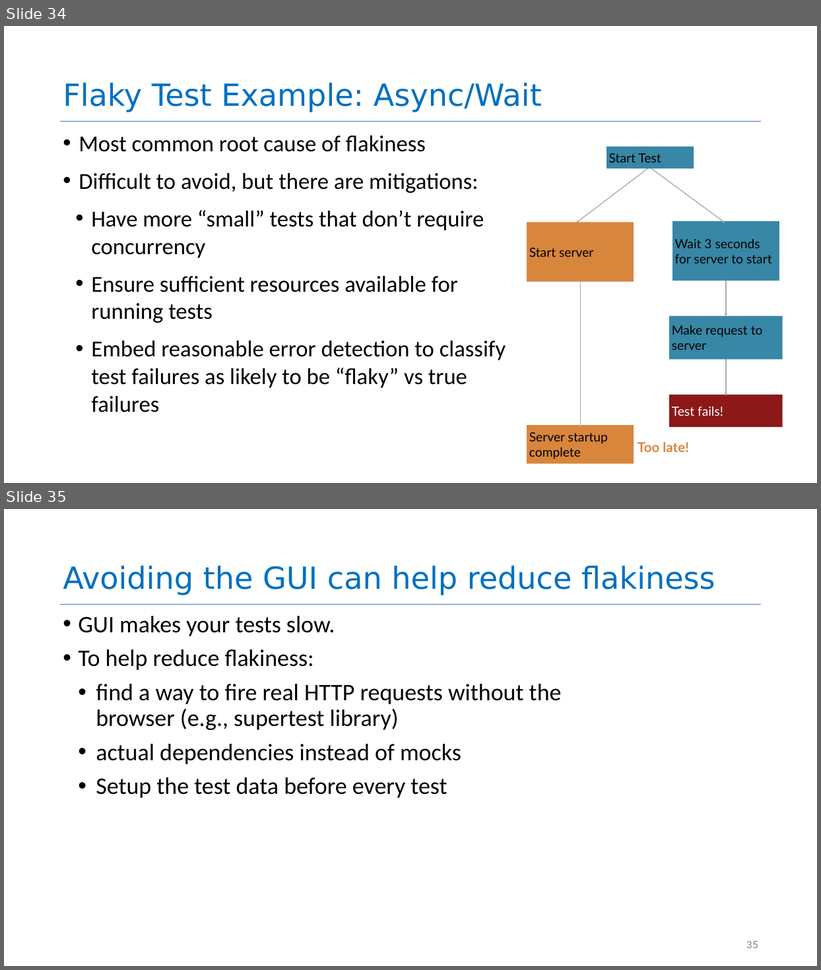
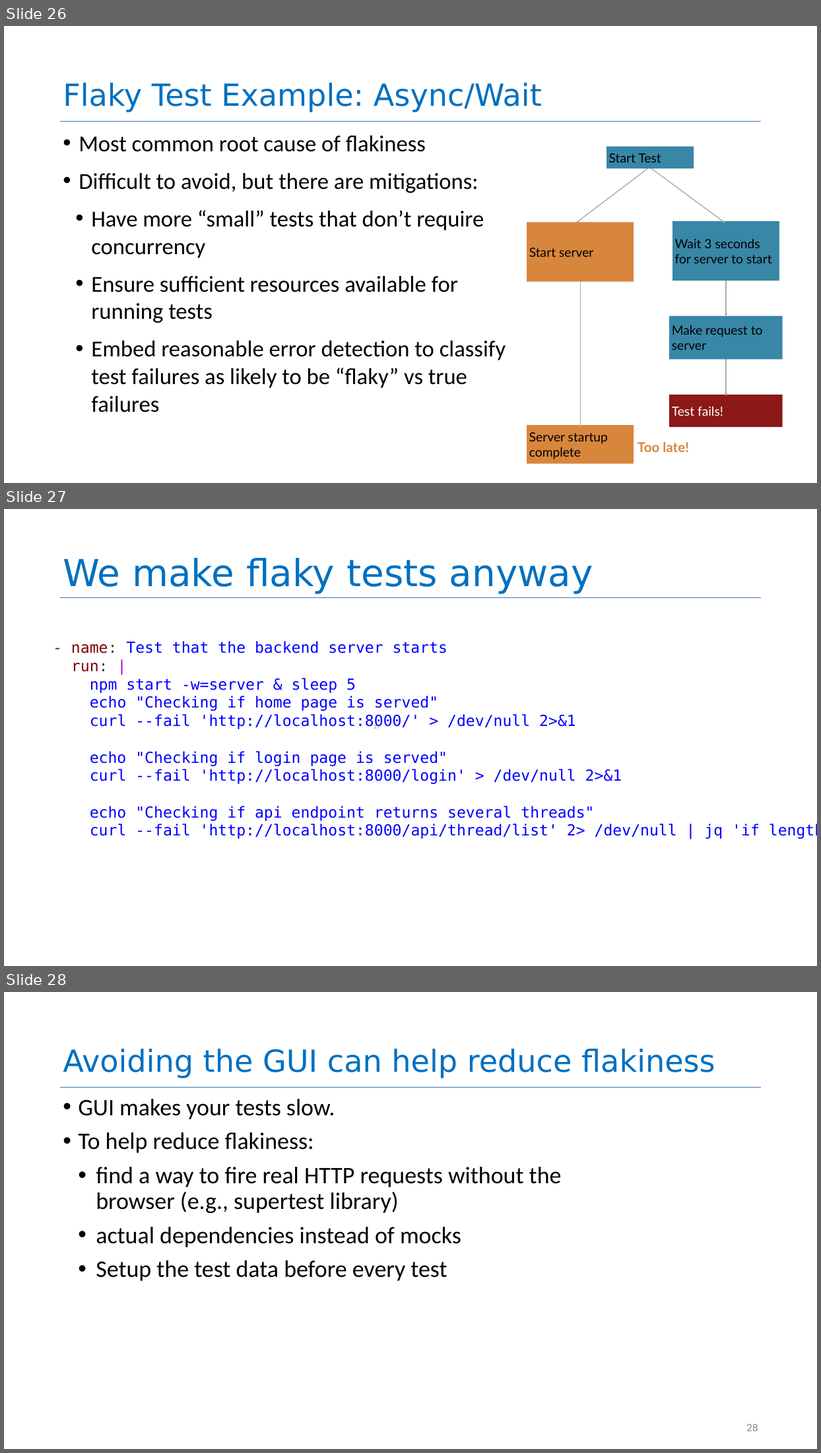
Before and after one commit to neu-se/CS4530-Spring-2026, a slide deck: Slides/Module 10 Testing Larger Things.pptx. Shown one above the other, each under a label of ours: slides 34 and 35 before the commit, slides 26, 27 and 28 after it. The pictures are 821x970 and 821x1453 pixels, drawn with LibreOffice and Linux fonts; fonts in the diff are those of the drawing. Boxes give left, top, right and bottom in pixels: in the first picture for what was removed or moved away, otherwise in the second. Text is boxed around its words. In the diff, an @@ line names an element or a change of style, - is before the commit and + after.

```diff
--- a/Slides/Module 10 Testing Larger Things.pptx
+++ b/Slides/Module 10 Testing Larger Things.pptx
@@ slide 27 added at (4,509,817,966), background #FFFFFF @@
@@ title added at (63,558,593,594), 88 pt, text #0070C0 @@
+We make flaky tests anyway
@@ line added from (60, 597) to (761, 597), #4472C4 1 pt @@
@@ text added at (71,641,817,839), 36 pt, text #0000FF @@
+- name: Test that the backend server starts
+run: |
+npm start -w=server & sleep 5
+echo "Checking if home page is served"
+curl --fail 'http://localhost:8000/' > /dev/null 2>&1
+echo "Checking if login page is served"
+curl --fail 'http://localhost:8000/login' > /dev/null 2>&1
+echo "Checking if api endpoint returns several threads"
+curl --fail 'http://localhost:8000/api/thread/list' 2> /dev/null | jq 'if length < 4 then error("Too few posts returned from api") else . end'
@@ page number added at (374,724,380,729), 12 pt, text #8C8C8C @@
+27
@@ what was slide 34 is now slide 26 @@
@@ what was slide 35 is now slide 28 @@
@@ page number at (746,1424,758,1432): text changed @@
-35
+28
```
Also in this commit, not shown: 24 slides changed, 18 other slides added, 2 other files.
